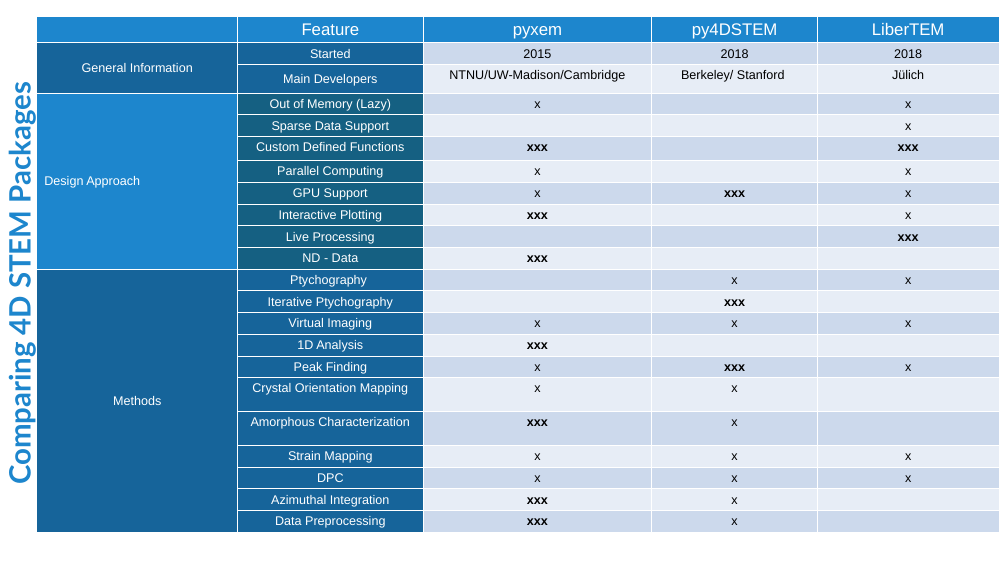
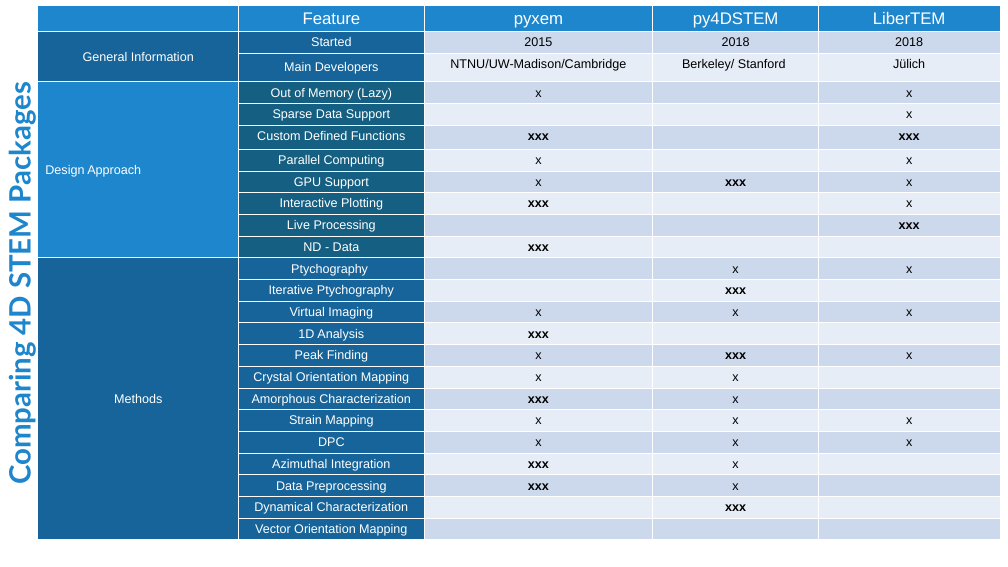
Before and after one commit to GHzytp/Hyperspy_Workshop_2025, a slide deck: slide 4 of pyxem/PyxemPresentation-2025.pptx. Drawn at 1008x567 pixels with LibreOffice and Linux fonts; fonts in the diff are those of the drawing. Boxes give left, top, right and bottom in pixels: in the first picture for what was removed or moved away, otherwise in the second. Text is boxed around its words. In the diff, an @@ line names an element or a change of style, - is before the commit and + after.

```diff
--- a/pyxem/PyxemPresentation-2025.pptx
+++ b/pyxem/PyxemPresentation-2025.pptx
@@ table at box(38, 5, 1000, 563) @@
+row 23:  | Dynamical Characterization |  | xxx | 
+row 24:  | Vector Orientation Mapping |  |  | 
@@ table: place and size @@
-table at box(37, 17, 1000, 551)
+table at box(38, 5, 1000, 563)
```
Also in this commit, not shown: 1 other slide changed, 22 other files.
